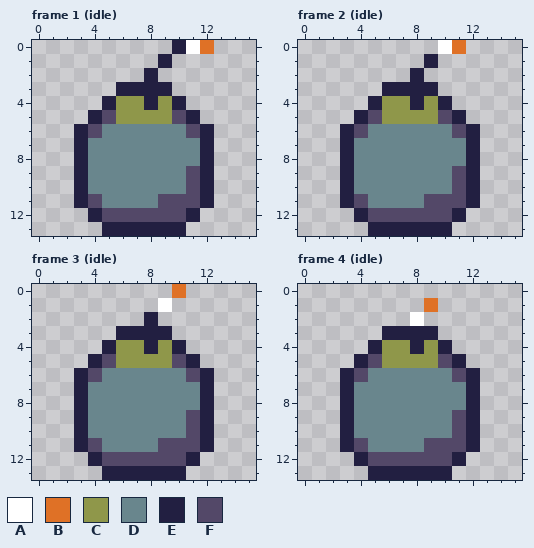
Pixel-art file: core/assets/ase/actor_bomb.ase. The picture above is the old version.
16x14 pixels, 5 frames. Shown: frame 1 (idle), frame 2 (idle), frame 3 (idle), frame 4 (idle). The commit also changed other frames, which this record leaves out.
Palette (. is transparent): A #ffffff  B #df7126  C #8f974a  D #69868d  E #221f41  F #534868
Pixels before, frame 1 (idle), first column x 3:
 0 .......EAB
 1 ......E...
 2 .....E....
 3 ...EEEE...
 4 ..ECCECE..
 5 .EFCCCCFE.
 6 EFDDDDDDFE
 7 EDDDDDDDDE
 8 EDDDDDDDDE
 9 EDDDDDDDFE
10 EDDDDDDDFE
11 EFDDDDFFFE
12 .EFFFFFFE.
13 ..EEEEEE..
Pixels before, frame 2 (idle), first column x 3:
 0 .......AB.
 1 ......E...
 2 .....E....
 3 ...EEEE...
 4 ..ECCECE..
 5 .EFCCCCFE.
 6 EFDDDDDDFE
 7 EDDDDDDDDE
 8 EDDDDDDDDE
 9 EDDDDDDDFE
10 EDDDDDDDFE
11 EFDDDDFFFE
12 .EFFFFFFE.
13 ..EEEEEE..
Pixels before, frame 3 (idle), first column x 3:
 0 .......B..
 1 ......A...
 2 .....E....
 3 ...EEEE...
 4 ..ECCECE..
 5 .EFCCCCFE.
 6 EFDDDDDDFE
 7 EDDDDDDDDE
 8 EDDDDDDDDE
 9 EDDDDDDDFE
10 EDDDDDDDFE
11 EFDDDDFFFE
12 .EFFFFFFE.
13 ..EEEEEE..
Pixels before, frame 4 (idle), first column x 3:
 1 ......B...
 2 .....A....
 3 ...EEEE...
 4 ..ECCECE..
 5 .EFCCCCFE.
 6 EFDDDDDDFE
 7 EDDDDDDDDE
 8 EDDDDDDDDE
 9 EDDDDDDDFE
10 EDDDDDDDFE
11 EFDDDDFFFE
12 .EFFFFFFE.
13 ..EEEEEE..
New version:
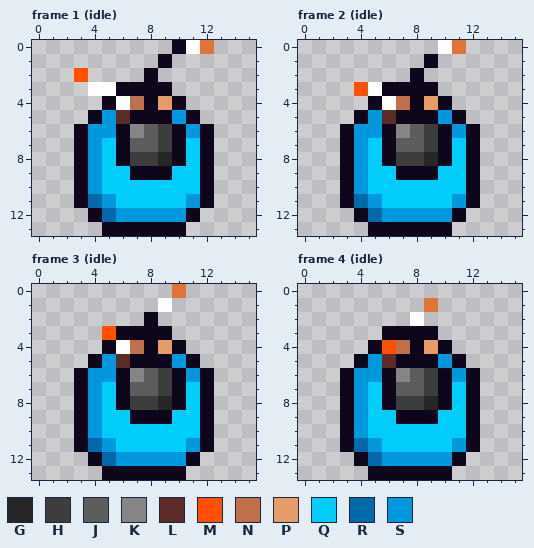
Colours new in this view: G #272727  H #3d3d3d  J #5d5d5d  K #858585  L #5d2c28  M #ff5000  N #bf6f4a  P #e69c69  Q #00cdf9  R #0069aa  S #0098dc
Changes in this commit:
layer "normal" added
layer "poison" added
layer "fire_bomb" added
layer "ice_bomb" added
layer "small" added
layer "bomb" removed
colour B: #df7126 -> #e07438
colour E: #221f41 -> #0e071b
Changed rows in their new state; - is a pixel that keeps its letter.
Frame 1 (idle), layers "small", "ice_bomb":
first column x 3:
 2 M--------
 3 -AA------
 4 ---AN-P--
 5 --SLEEES-
 6 -SSEKJHES
 7 -SQEJJHEQ
 8 -SQEHHGEQ
 9 -SQQEEEQQ
10 -SQQQQQQQ
11 -RSQQQQQS
12 --RSSSSS-
Frame 2 (idle), layers "small", "ice_bomb":
first column x 4:
 3 MA------
 4 --AN-P--
 5 -SLEEES-
 6 SSEKJHES
 7 SQEJJHEQ
 8 SQEHHGEQ
 9 SQQEEEQQ
10 SQQQQQQQ
11 RSQQQQQS
12 -RSSSSS-
Frame 3 (idle), layers "small", "ice_bomb":
first column x 4:
 3 -M------
 4 --AN-P--
 5 -SLEEES-
 6 SSEKJHES
 7 SQEJJHEQ
 8 SQEHHGEQ
 9 SQQEEEQQ
10 SQQQQQQQ
11 RSQQQQQS
12 -RSSSSS-
Frame 4 (idle), layers "small", "ice_bomb":
first column x 4:
 4 --MN-P--
 5 -SLEEES-
 6 SSEKJHES
 7 SQEJJHEQ
 8 SQEHHGEQ
 9 SQQEEEQQ
10 SQQQQQQQ
11 RSQQQQQS
12 -RSSSSS-
